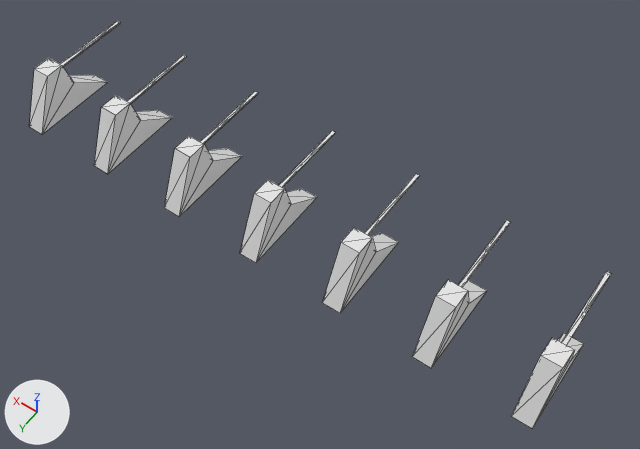
The glTF model assets/world/start_gates_reference.glb: old version first, new version second.
Before and after are seen from a camera (50 mm lens) standing at (-4.93, 5.92, 9.82) and looking at (-0.71, 0.02, 0.55). Every picture has the same lights, and +X, +Y and +Z are marked at lower left. The picture after the commit comes second. Mesh edges are drawn as thin lines. Vertices at exactly the same position are counted once.

Names of what the first picture shows: 'start_gate_reference'.
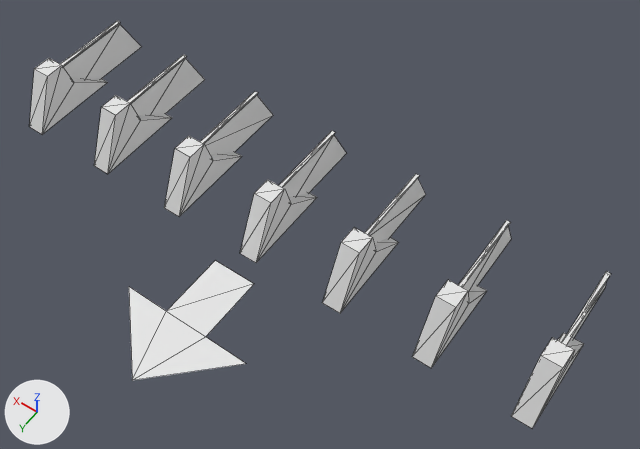
Boxes [x1, y1, x2, y2] around the edits, measured in the pictures (640 x 449 px):
```json
{"part": 1, "of": "me_start_gate_reference", "change": "added", "after": [63, 24, 606, 380]}
```

Scene script edits in JSON lines:
```json
{"block": "me_start_gate_reference", "where": "# used by ob_start_gate_reference; location = (0.0, 0.0, 0.0)"}
{"op": "remove", "block": "me_start_gate_reference", "code": "me_start_gate_reference.from_pydata(...)  # 112 vertices, 147 faces; spans x -4.31..4.27, y -1.31..0.71, z 0.0..0.89"}
{"op": "add", "block": "me_start_gate_reference", "code": "me_start_gate_reference.from_pydata(...)  # 133 vertices, 166 faces; spans x -4.31..4.27, y -1.66..3.0, z 0.0..0.89"}
{"block": "me_start_gate_reference", "change": "me_start_gate_reference part 1"}
{"block": "me_start_gate_reference", "change": "7 vertices are added at x -1.0..1.0, y 1.0..3.0, z 0.0"}
{"block": "me_start_gate_reference", "change": "7 new vertices lie (0.0, -0.35, -0.7) away from vertices in x -4.16..4.13, y -1.31, z 0.7"}
{"block": "me_start_gate_reference", "change": "7 new vertices lie (0.0, 0.0, -0.7) away from vertices in x -4.16..4.13, y 0.0, z 0.7"}
{"block": "me_start_gate_reference", "change": "19 new faces join them"}
```
